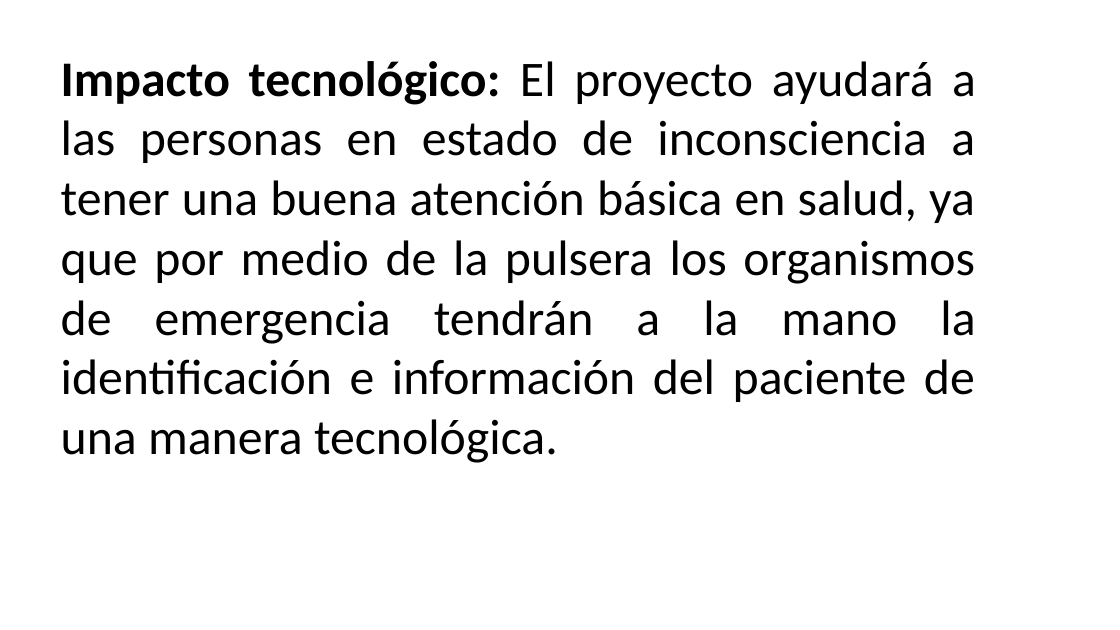
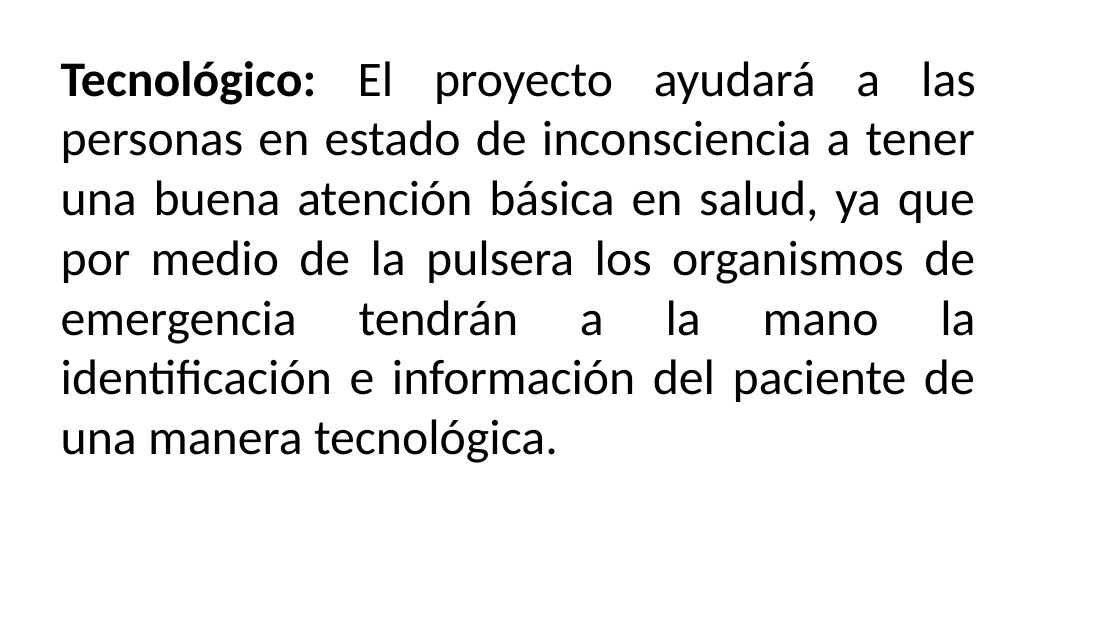
Before and after one commit to Dalvarez491/IdHand, a slide deck: slide 17 of Pulsera para identificación de personas en estado de inconciencia ultima verción.pptx. Drawn at 1120x630 pixels with LibreOffice and Linux fonts; fonts in the diff are those of the drawing; background and template pictures are left out. Boxes give left, top, right and bottom in pixels: in the first picture for what was removed or moved away, otherwise in the second. Text is boxed around its words. In the diff, an @@ line names an element or a change of style, - is before the commit and + after.

```diff
--- a/Pulsera para identificación de personas en estado de inconciencia ultima verción.pptx
+++ b/Pulsera para identificación de personas en estado de inconciencia ultima verción.pptx
@@ text at bbox=[61, 61, 976, 463]: text changed @@
-Impacto tecnológico: El proyecto ayudará a las personas en estado de inconsciencia a tener una buena atención básica en salud, ya que por medio de la pulsera los organismos de emergencia tendrán a la mano la identificación e información del paciente de una manera tecnológica.
+Tecnológico: El proyecto ayudará a las personas en estado de inconsciencia a tener una buena atención básica en salud, ya que por medio de la pulsera los organismos de emergencia tendrán a la mano la identificación e información del paciente de una manera tecnológica.
```
Also in this commit, not shown: 3 other slides changed.
